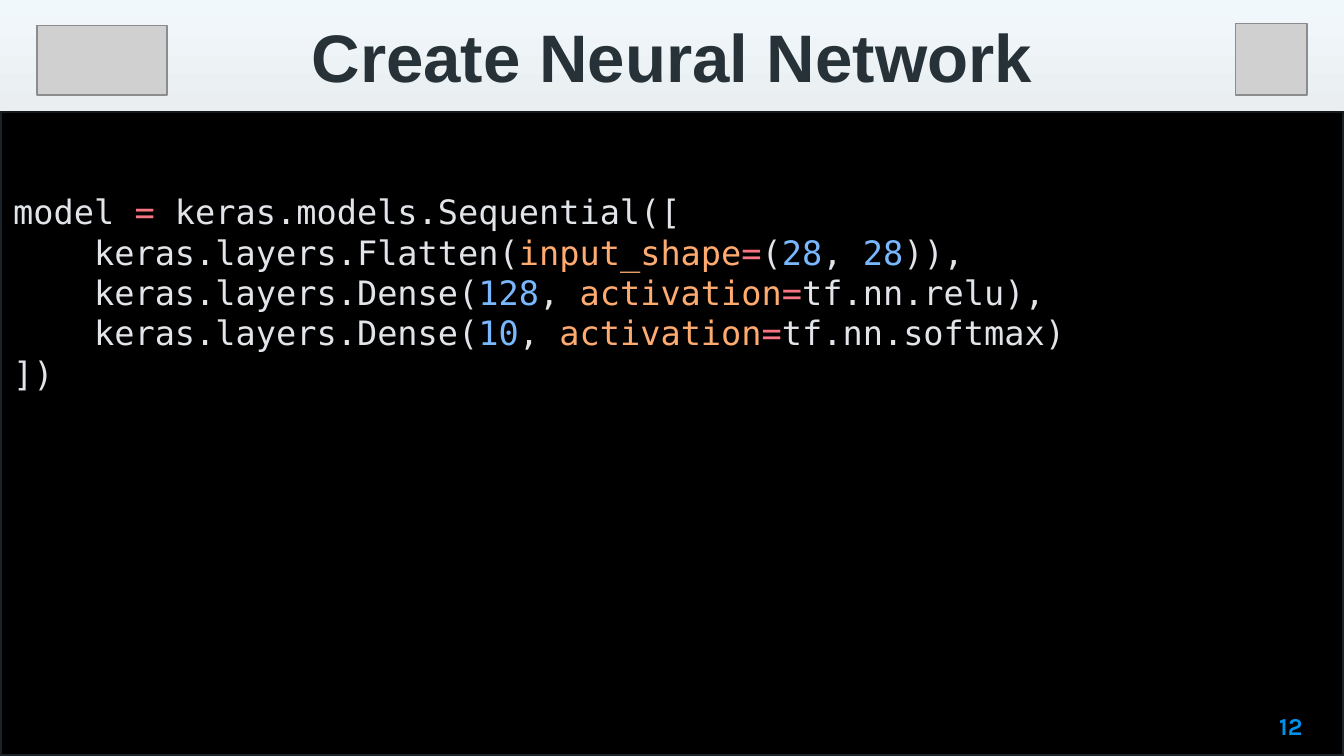
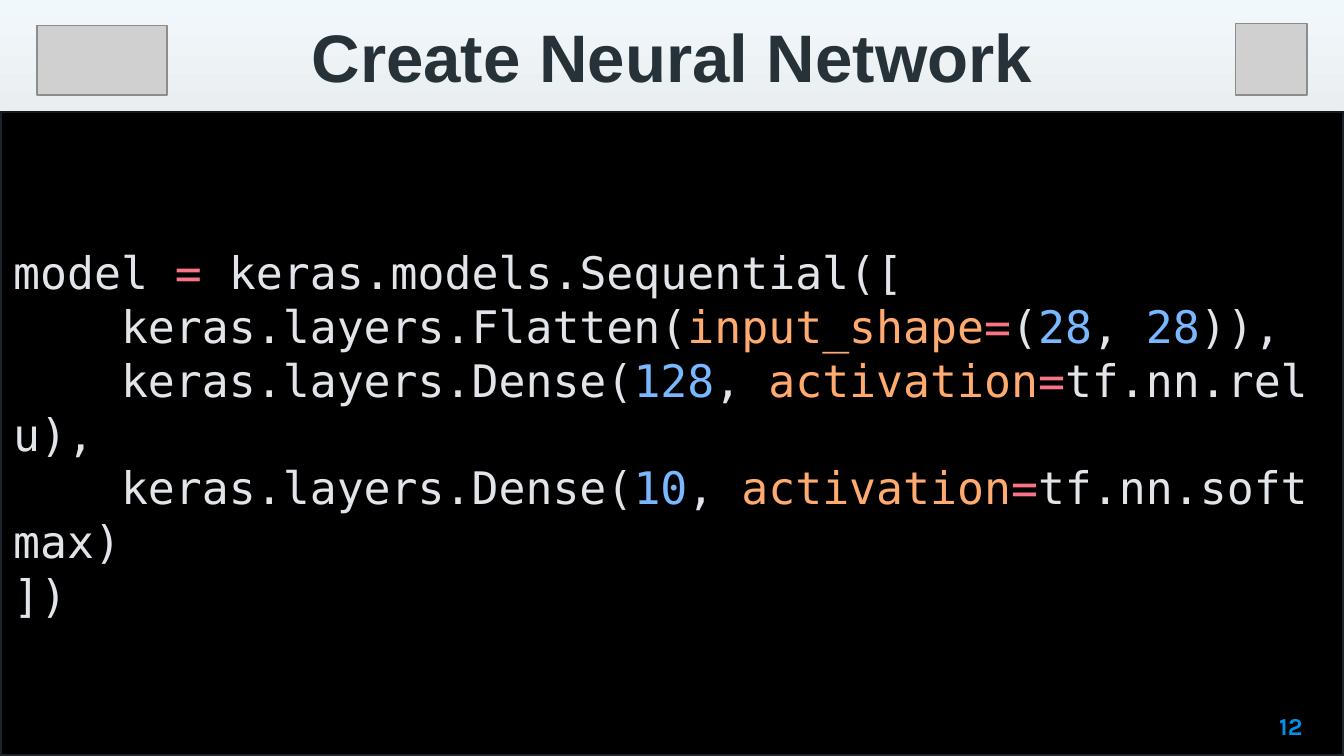
Before and after one commit to VinhDevNguyen/Tensorflow_Seminar, a slide deck: slide 12 of 1_Introduction_To_TF/Week_2/Slide/An_Introduction_to_computer_vision.pptx. Drawn at 1344x756 pixels with LibreOffice and Linux fonts; fonts in the diff are those of the drawing; grey boxes stand for pictures; background and template pictures are left out. Boxes give left, top, right and bottom in pixels: in the first picture for what was removed or moved away, otherwise in the second. Text is boxed around its words. In the diff, an @@ line names an element or a change of style, - is before the commit and + after.

```diff
--- a/1_Introduction_To_TF/Week_2/Slide/An_Introduction_to_computer_vision.pptx
+++ b/1_Introduction_To_TF/Week_2/Slide/An_Introduction_to_computer_vision.pptx
@@ rectangle "model = keras.models.Sequential([" at box(0, 110, 1344, 755): size 18 to 24 pt @@
```
Also in this commit, not shown: 1 other slide changed, 2 slides added, 4 slides removed.
